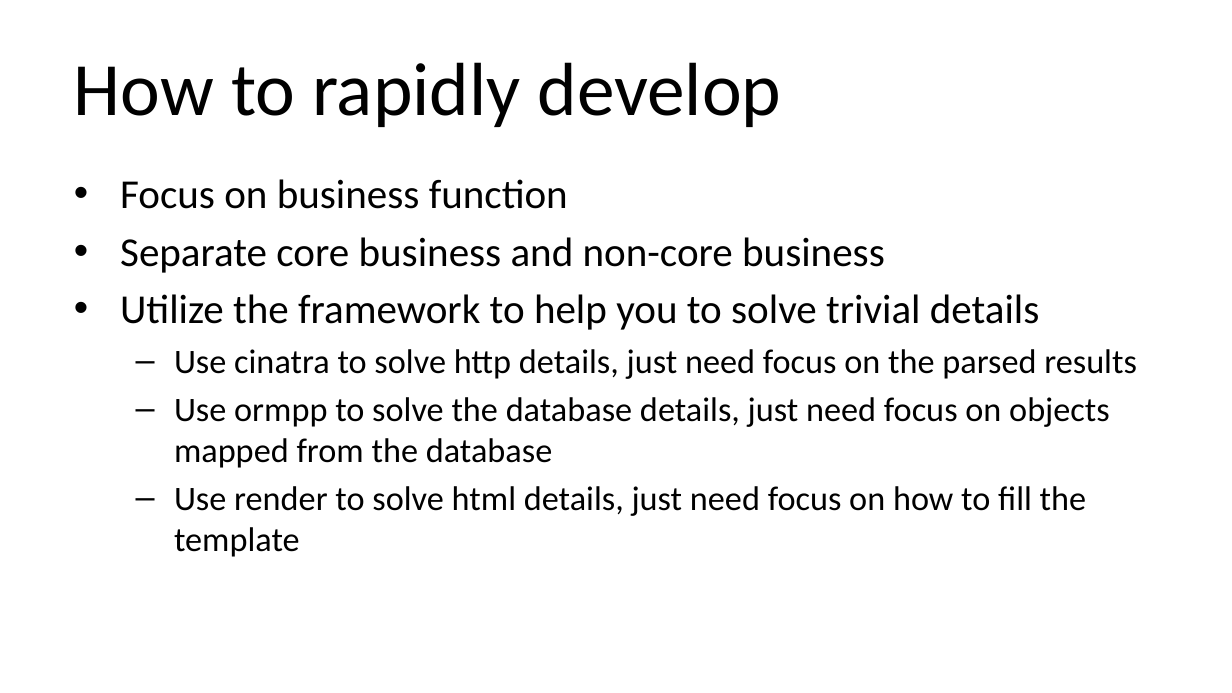
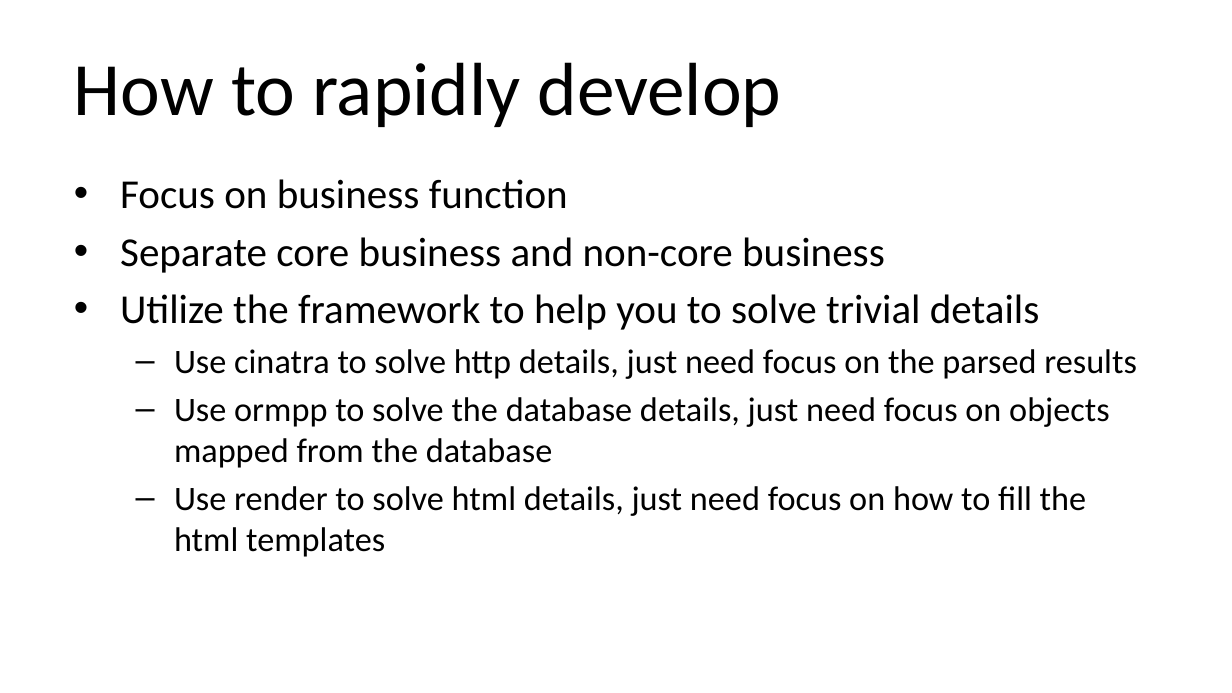
Before and after one commit to qicosmos/cppcon2018, a slide deck: slide 67 of cppcon2018.pptx. Drawn at 1232x693 pixels with LibreOffice and Linux fonts; fonts in the diff are those of the drawing. Boxes give left, top, right and bottom in pixels: in the first picture for what was removed or moved away, otherwise in the second. Text is boxed around its words. In the diff, an @@ line names an element or a change of style, - is before the commit and + after.

```diff
--- a/cppcon2018.pptx
+++ b/cppcon2018.pptx
@@ text at [174,486,1086,557]: text changed @@
-  – Use render to solve html details, just need focus on how to fill the template
+  – Use render to solve html details, just need focus on how to fill the html templates
```
Also in this commit, not shown: 8 other slides changed, 1 slide added, 1 slide removed.
